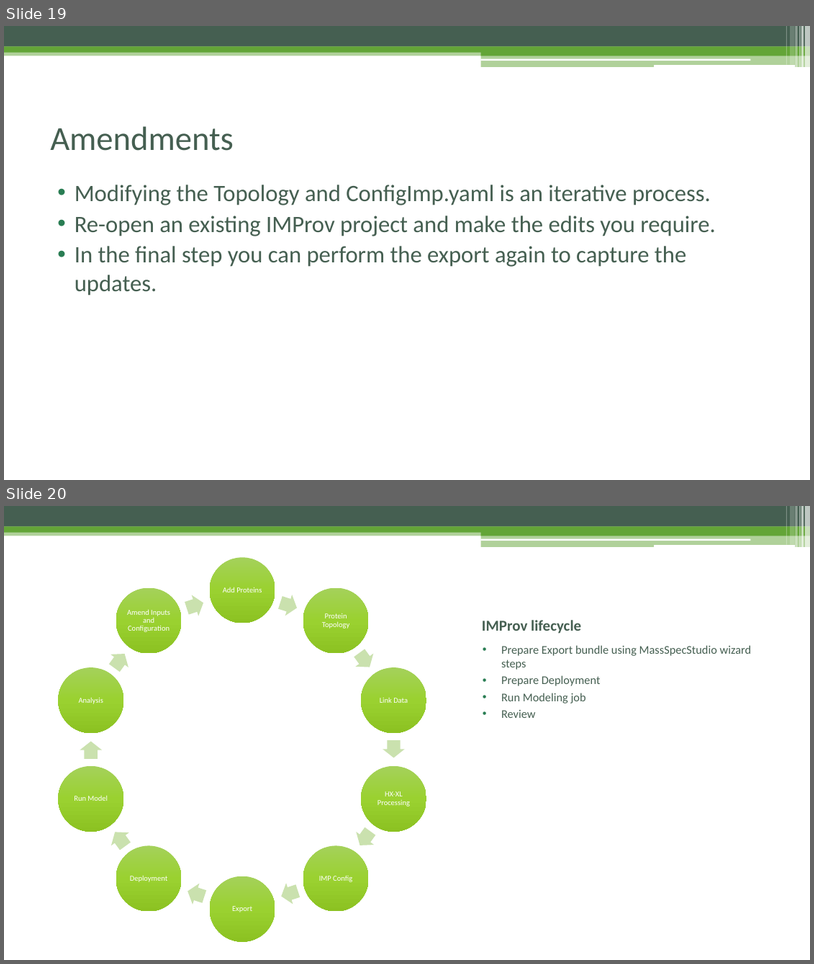
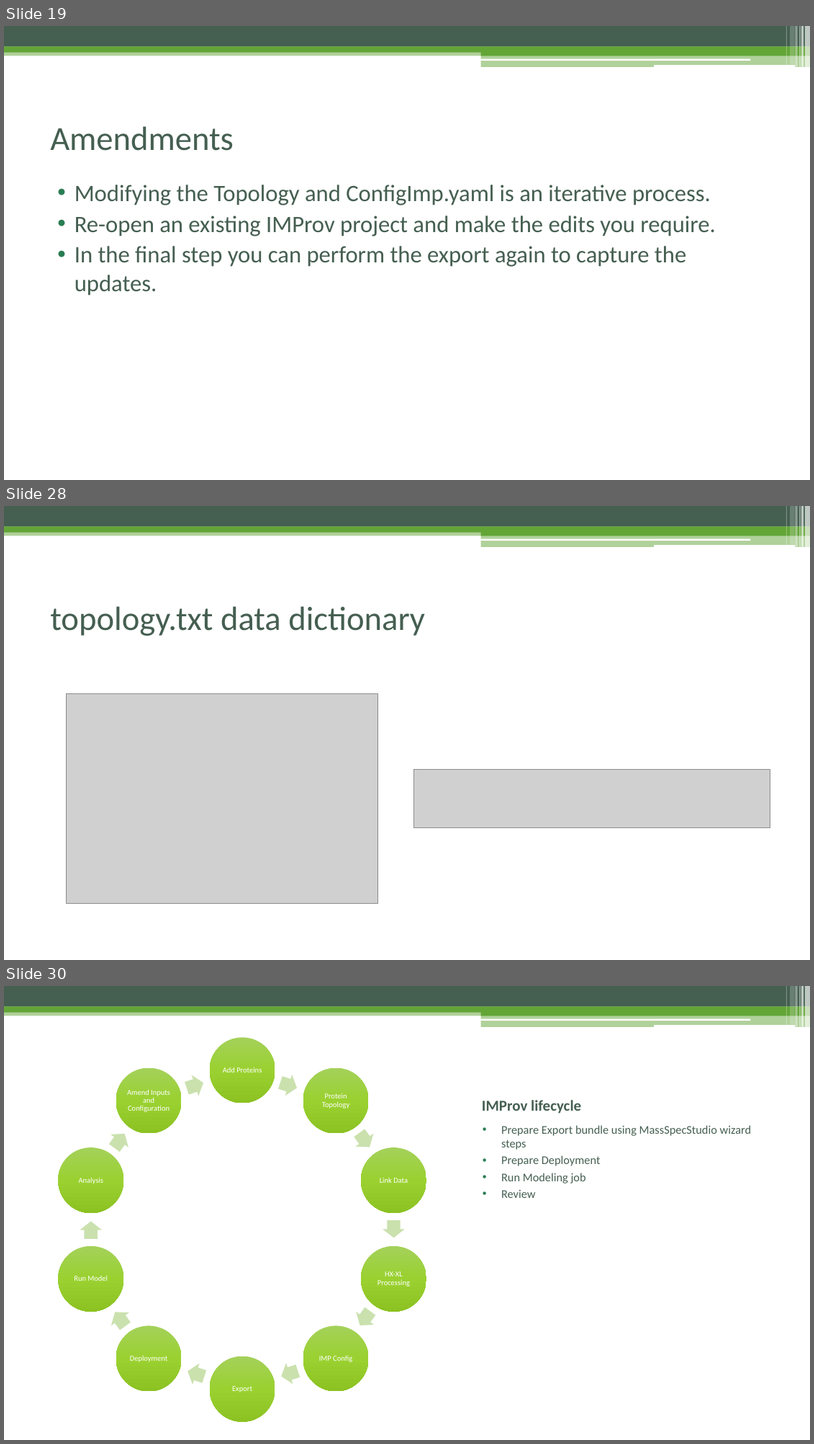
Before and after one commit to pellst/imp_msstudio_init, a slide deck: IMProv_project_prep.pptx. Shown one above the other, each under a label of ours: slides 19 and 20 before the commit, slides 19, 28 and 30 after it; the slides between them are not shown. The pictures are 814x964 and 814x1444 pixels, drawn with LibreOffice and Linux fonts; fonts in the diff are those of the drawing; grey boxes stand for pictures. Boxes give left, top, right and bottom in pixels: in the first picture for what was removed or moved away, otherwise in the second. Text is boxed around its words. In the diff, an @@ line names an element or a change of style, - is before the commit and + after.

```diff
--- a/IMProv_project_prep.pptx
+++ b/IMProv_project_prep.pptx
@@ slide 28 added at <box>4,506,810,960</box>, background #FFFFFF; not listed: 13 template elements that a slide beside it also shows @@
@@ title added at <box>50,606,425,636</box>, 40 pt, text #455F51 @@
+topology.txt data dictionary
@@ picture added at <box>67,694,378,903</box> @@
@@ picture added at <box>414,770,771,828</box> @@
@@ what was slide 20 is now slide 30 @@
```
Also in this commit, not shown: 6 slides changed, 14 other slides added, 2 slides removed, 1 other file.
